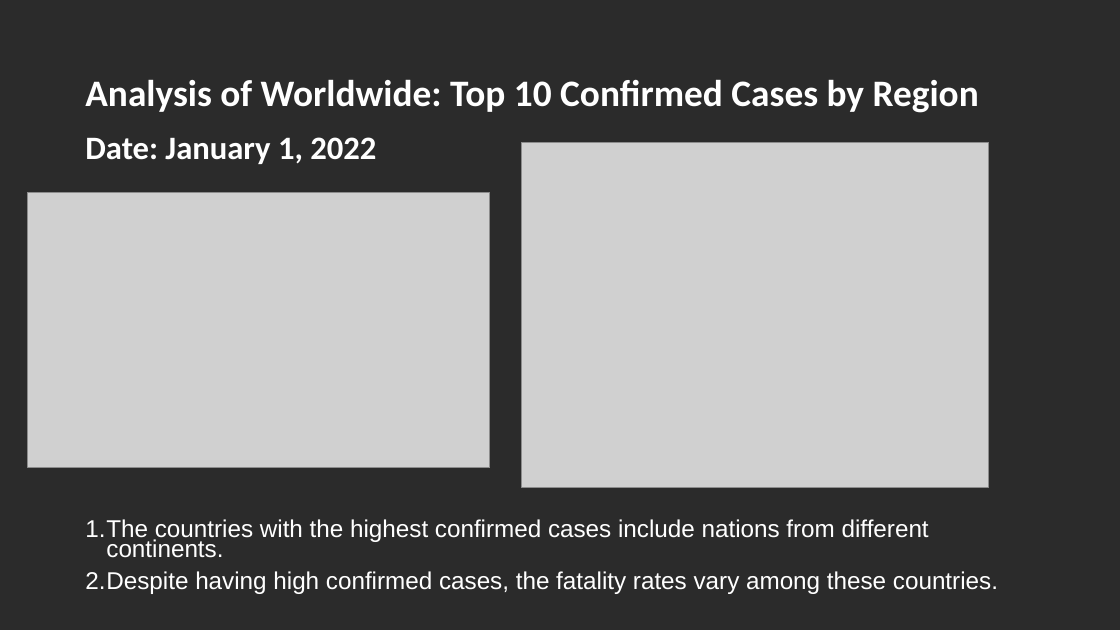
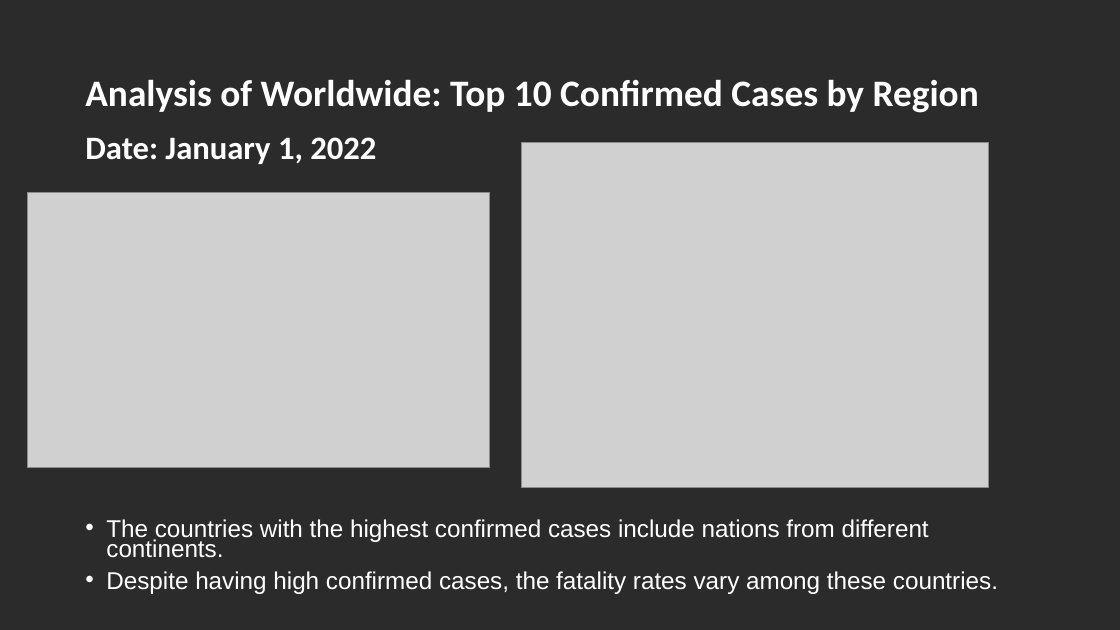
Before and after one commit to YoshieHara/Project1_COVID-19-Data-Analysis, a slide deck: slide 9 of Project1_YoshieHara.pptx. Drawn at 1120x630 pixels with LibreOffice and Linux fonts; fonts in the diff are those of the drawing; grey boxes stand for pictures; background and template pictures are left out; a plain dark background stands for a picture behind light text. Boxes give left, top, right and bottom in pixels: in the first picture for what was removed or moved away, otherwise in the second. Text is boxed around its words. In the diff, an @@ line names an element or a change of style, - is before the commit and + after.

```diff
--- a/Project1_YoshieHara.pptx
+++ b/Project1_YoshieHara.pptx
@@ text "The countries with the highest ..." at box(106, 519, 998, 594): bullet 1. to • @@
```
Also in this commit, not shown: 2 other slides changed.
